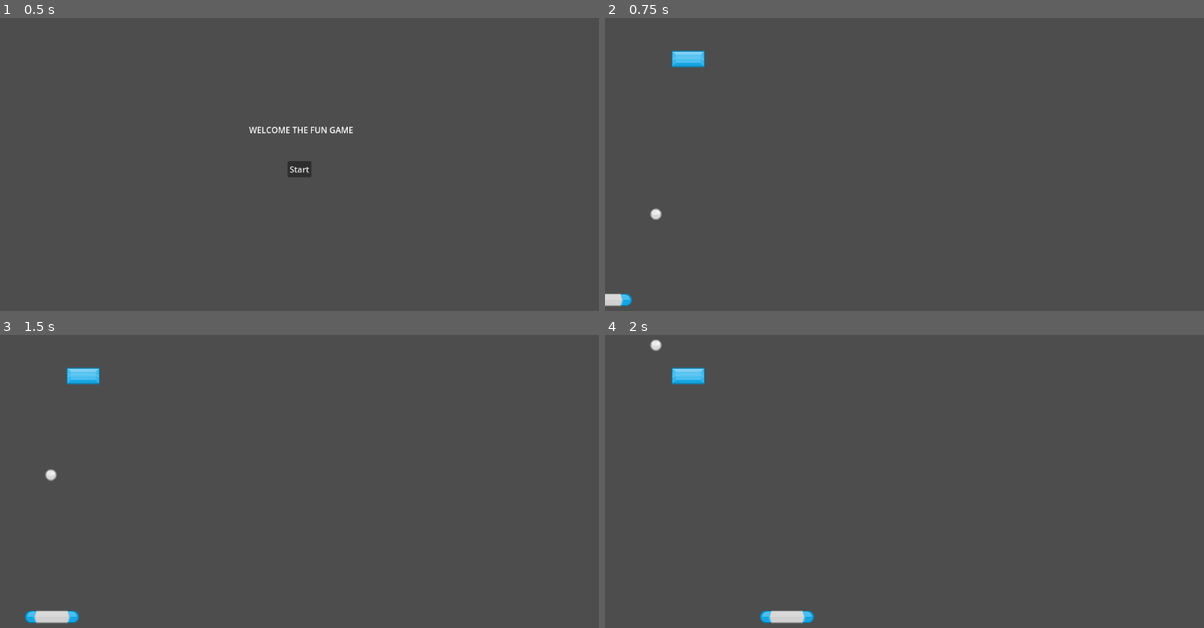
Above: before the commit, frames 1-4 (two rows, left to right).
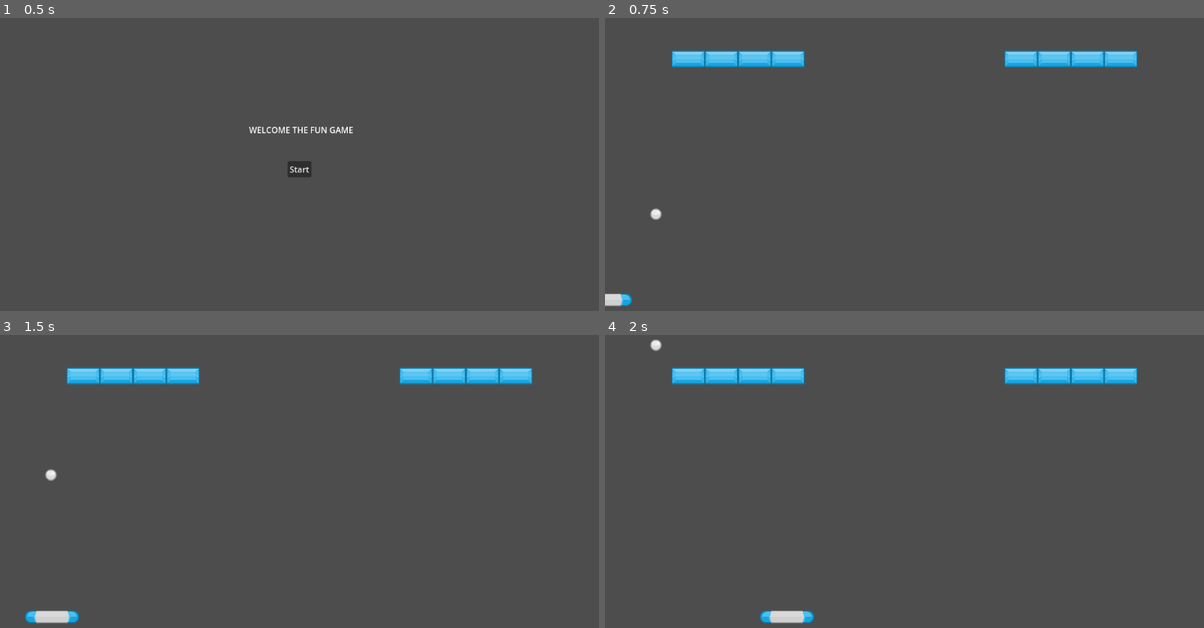
Above: after the commit, the same moments.

Repository: Quinn-Donnelly/breakout
Game: Godot game, scene res://scene/title/title.tscn
The game is run twice, just before and just after one commit, with the same random seed, the same clock (stepped at 60 frames per second) and the same inputs.
Inputs:
- Up to frame 1 (0.5 s): no input
- Up to frame 2 (0.75 s): click "Start" at 0.5 s
- Up to frame 3 (1.5 s): tap Enter (init_hit) at 1.25 s; hold D (move_right) from 1.28 s (still down); hold Enter (init_hit) from 1.28 s (still down)
- Up to frame 4 (2 s): keep holding D (move_right); keep holding Enter (init_hit)

Frame 1 is identical in both runs. In frame 2, 2.3% of the frame differs, in the area x 16-89%, y 10-17%; in frame 3, 2.3%; in frame 4, 2.3%.

Commit message:
feat: changing bricks to be static bodies

Diff:
--- a/components/bounce.gd
+++ b/components/bounce.gd
@@ -9,6 +9,7 @@
 func _ready() -> void:
 	area = get_parent()
 	area.area_entered.connect(self._bounce)
+	area.body_entered.connect(self._bounce)
 	movement = get_parent().get_meta(Constants.MOVEMENT_COMPONENT)
 	if movement == null:
 		push_warning("movement component null on bounce parent")
@@ -31,4 +32,4 @@
 		velocity.x = offsetMult * movement.h_speed
 
 	velocity = velocity.bounce(Vector2.UP)
-	movement.setVelocity(velocity)
+	movement.call_deferred("setVelocity", velocity)
--- a/scene/ball/ball_damage_component.gd
+++ b/scene/ball/ball_damage_component.gd
@@ -4,9 +4,9 @@
 @export var area: Area2D
 
 func _ready() -> void:
-	area.area_entered.connect(self._deal_damage)
+	area.body_entered.connect(self._deal_damage)
 
-func _deal_damage(body: Area2D) -> void:
+func _deal_damage(body: Node2D) -> void:
 	if body.has_meta(Constants.BREAKABLE_COMPONENT):
 		var component: Breakable = body.get_meta(Constants.BREAKABLE_COMPONENT)
 		component.hit(1)
--- a/scene/brick/brick.tscn
+++ b/scene/brick/brick.tscn
@@ -17,7 +17,7 @@
 "speed": 5.0
 }]
 
-[node name="Brick" type="Area2D"]
+[node name="Brick" type="StaticBody2D"]
 metadata/_edit_group_ = true
 
 [node name="CollisionShape2D" type="CollisionShape2D" parent="."]
--- a/scene/levels/LevelOne.tscn
+++ b/scene/levels/LevelOne.tscn
@@ -22,3 +22,24 @@
 
 [node name="Brick" parent="Bricks" instance=ExtResource("3_41psm")]
 position = Vector2(160, 112)
+
+[node name="Brick2" parent="Bricks" instance=ExtResource("3_41psm")]
+position = Vector2(352, 112)
+
+[node name="Brick3" parent="Bricks" instance=ExtResource("3_41psm")]
+position = Vector2(288, 112)
+
+[node name="Brick4" parent="Bricks" instance=ExtResource("3_41psm")]
+position = Vector2(224, 112)
+
+[node name="Brick5" parent="Bricks" instance=ExtResource("3_41psm")]
+position = Vector2(800, 112)
+
+[node name="Brick6" parent="Bricks" instance=ExtResource("3_41psm")]
+position = Vector2(992, 112)
+
+[node name="Brick7" parent="Bricks" instance=ExtResource("3_41psm")]
+position = Vector2(928, 112)
+
+[node name="Brick8" parent="Bricks" instance=ExtResource("3_41psm")]
+position = Vector2(864, 112)
--- a/scene/levels/LevelTwo.tscn
+++ b/scene/levels/LevelTwo.tscn
@@ -25,3 +25,57 @@
 
 [node name="Brick5" parent="Bricks" instance=ExtResource("3_fu7wl")]
 position = Vector2(160, 80)
+
+[node name="Brick2" parent="Bricks" instance=ExtResource("3_fu7wl")]
+position = Vector2(224, 112)
+
+[node name="Brick6" parent="Bricks" instance=ExtResource("3_fu7wl")]
+position = Vector2(224, 80)
+
+[node name="Brick3" parent="Bricks" instance=ExtResource("3_fu7wl")]
+position = Vector2(160, 176)
+
+[node name="Brick7" parent="Bricks" instance=ExtResource("3_fu7wl")]
+position = Vector2(160, 144)
+
+[node name="Brick4" parent="Bricks" instance=ExtResource("3_fu7wl")]
+position = Vector2(224, 176)
+
+[node name="Brick17" parent="Bricks" instance=ExtResource("3_fu7wl")]
+position = Vector2(352, 304)
+
+[node name="Brick18" parent="Bricks" instance=ExtResource("3_fu7wl")]
+position = Vector2(416, 304)
+
+[node name="Brick19" parent="Bricks" instance=ExtResource("3_fu7wl")]
+position = Vector2(672, 304)
+
+[node name="Brick20" parent="Bricks" instance=ExtResource("3_fu7wl")]
+position = Vector2(736, 304)
+
+[node name="Brick8" parent="Bricks" instance=ExtResource("3_fu7wl")]
+position = Vector2(224, 144)
+
+[node name="Brick9" parent="Bricks" instance=ExtResource("3_fu7wl")]
+position = Vector2(928, 112)
+
+[node name="Brick10" parent="Bricks" instance=ExtResource("3_fu7wl")]
+position = Vector2(928, 80)
+
+[node name="Brick11" parent="Bricks" instance=ExtResource("3_fu7wl")]
+position = Vector2(992, 112)
+
+[node name="Brick12" parent="Bricks" instance=ExtResource("3_fu7wl")]
+position = Vector2(992, 80)
+
+[node name="Brick13" parent="Bricks" instance=ExtResource("3_fu7wl")]
+position = Vector2(928, 176)
+
+[node name="Brick14" parent="Bricks" instance=ExtResource("3_fu7wl")]
+position = Vector2(928, 144)
+
+[node name="Brick15" parent="Bricks" instance=ExtResource("3_fu7wl")]
+position = Vector2(992, 176)
+
+[node name="Brick16" parent="Bricks" instance=ExtResource("3_fu7wl")]
+position = Vector2(992, 144)
